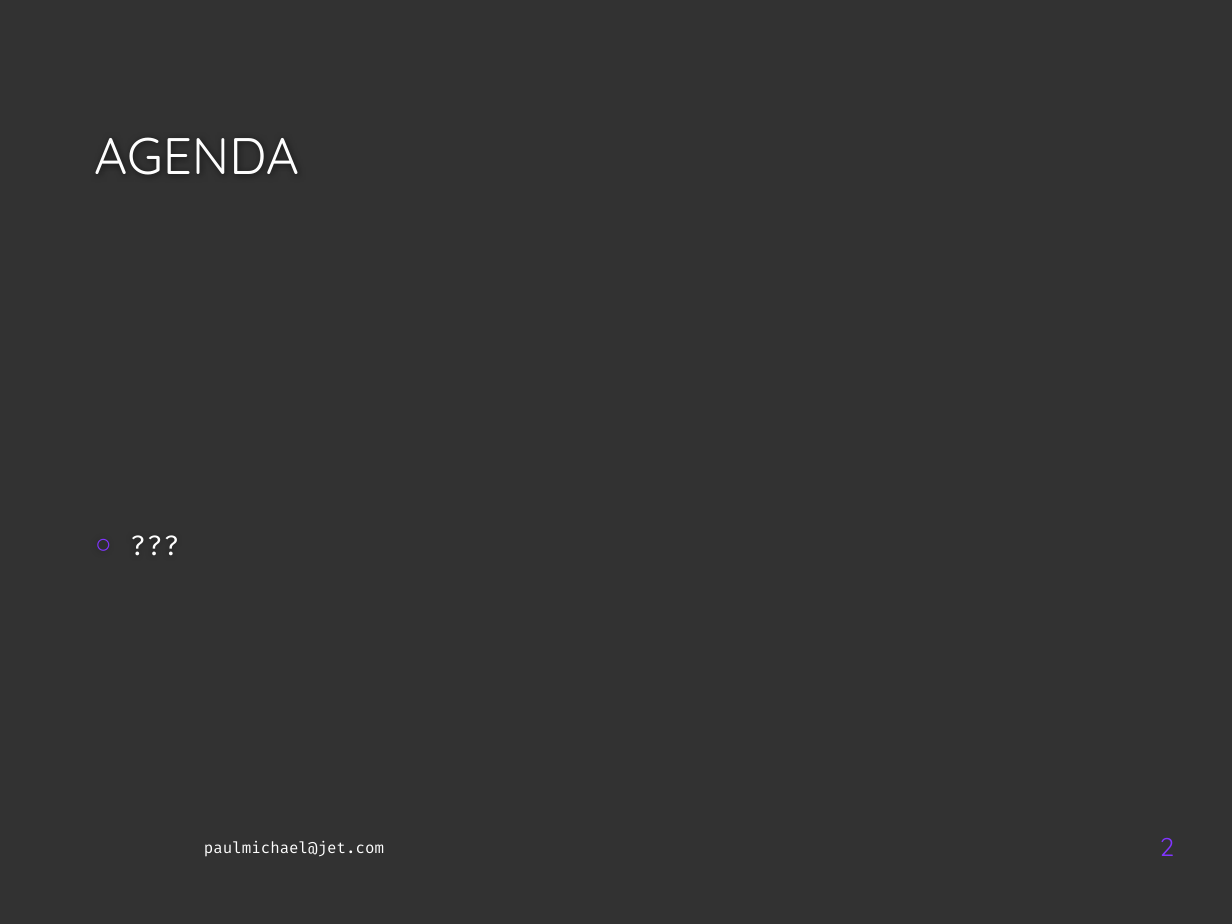
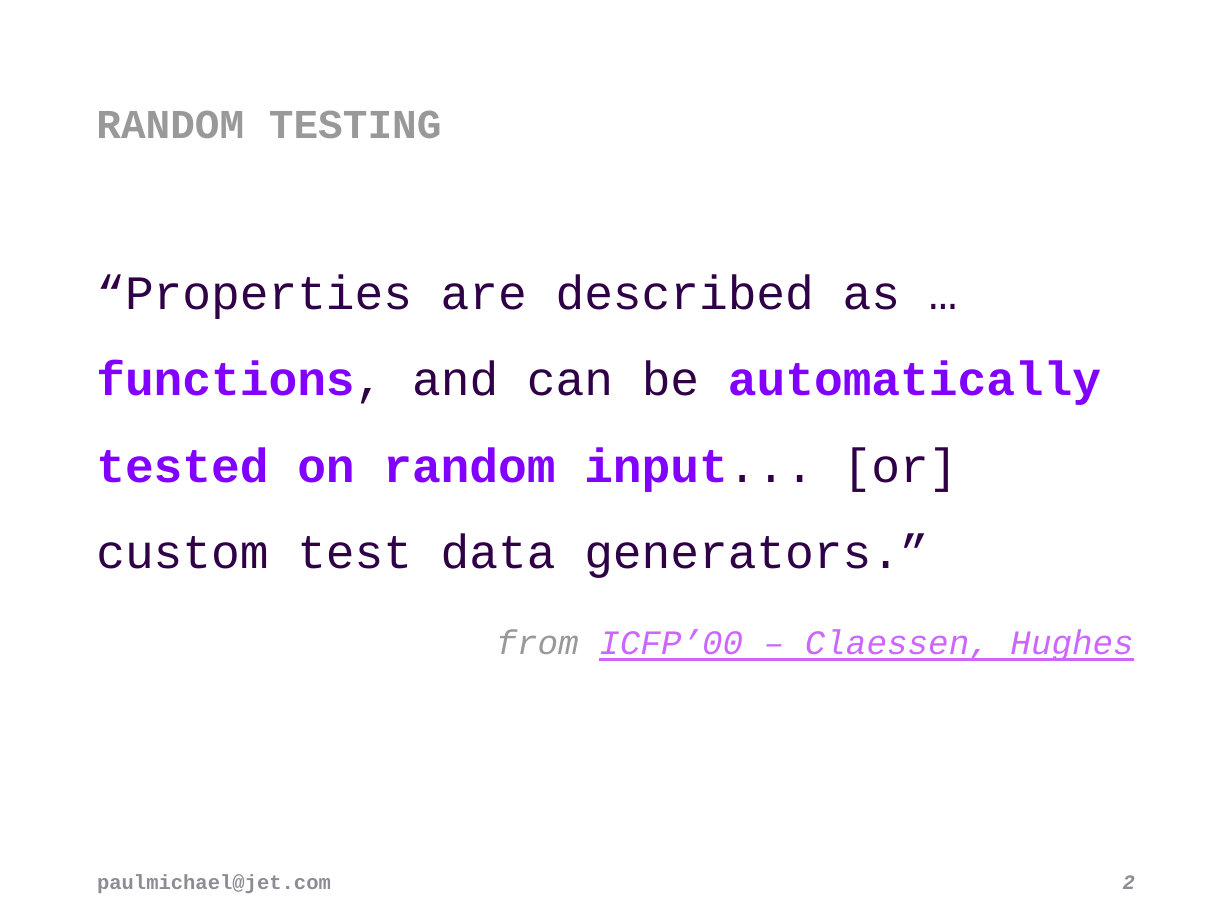
Before and after one commit to pblasucci/quickpbt, a slide deck: slide 2 of quickpbt.pptx. Drawn at 1232x924 pixels with LibreOffice and Linux fonts; fonts in the diff are those of the drawing; background and template pictures are left out. Boxes give left, top, right and bottom in pixels: in the first picture for what was removed or moved away, otherwise in the second. Text is boxed around its words. In the diff, an @@ line names an element or a change of style, - is before the commit and + after.

```diff
--- a/quickpbt.pptx
+++ b/quickpbt.pptx
@@ background #323232 to #FFFFFF @@
@@ title at <box>96,110,1101,578</box>: text changed; size 30 to 28 pt; font Quicksand to Courier New; text colour #FEFEFE to #300047 @@
-AGENDA
+RANDOM TESTING
+“Properties are described as … functions, and can be automatically tested on random input... [or] custom test data generators.”
@@ text "from ICFP’00 – Claessen, Hughes" at <box>496,629,1133,661</box>: vertical alignment middle to top @@
@@ text at <box>496,629,1133,661</box>: text changed; size 16 to 20 pt; font Fira Code to Courier New; text colour #FFFFFF to #CC66FF; italic on @@
-○ ???
+from ICFP’00 – Claessen, Hughes
@@ text "paulmichael@jet.com": place and size @@
-text "paulmichael@jet.com" at <box>204,841,384,857</box>
+text "paulmichael@jet.com" at <box>97,874,331,893</box>
@@ text "paulmichael@jet.com" at <box>97,874,331,893</box>: size 9 to 12 pt, font Fira Code to Courier New, text colour #FFFFFF to #8F8C95, bold on; vertical alignment bottom to middle @@
@@ page number: place and size @@
-page number at <box>1160,838,1175,856</box>
+page number at <box>1123,875,1135,889</box>
@@ page number at <box>1123,875,1135,889</box>: size 15 to 12 pt, font Quicksand to Courier New, text colour #8135FF to #8F8C95, bold on, italic on; vertical alignment bottom to middle @@
```
Also in this commit, not shown: 2 other slides changed, 20 slides added, 21 other files.
